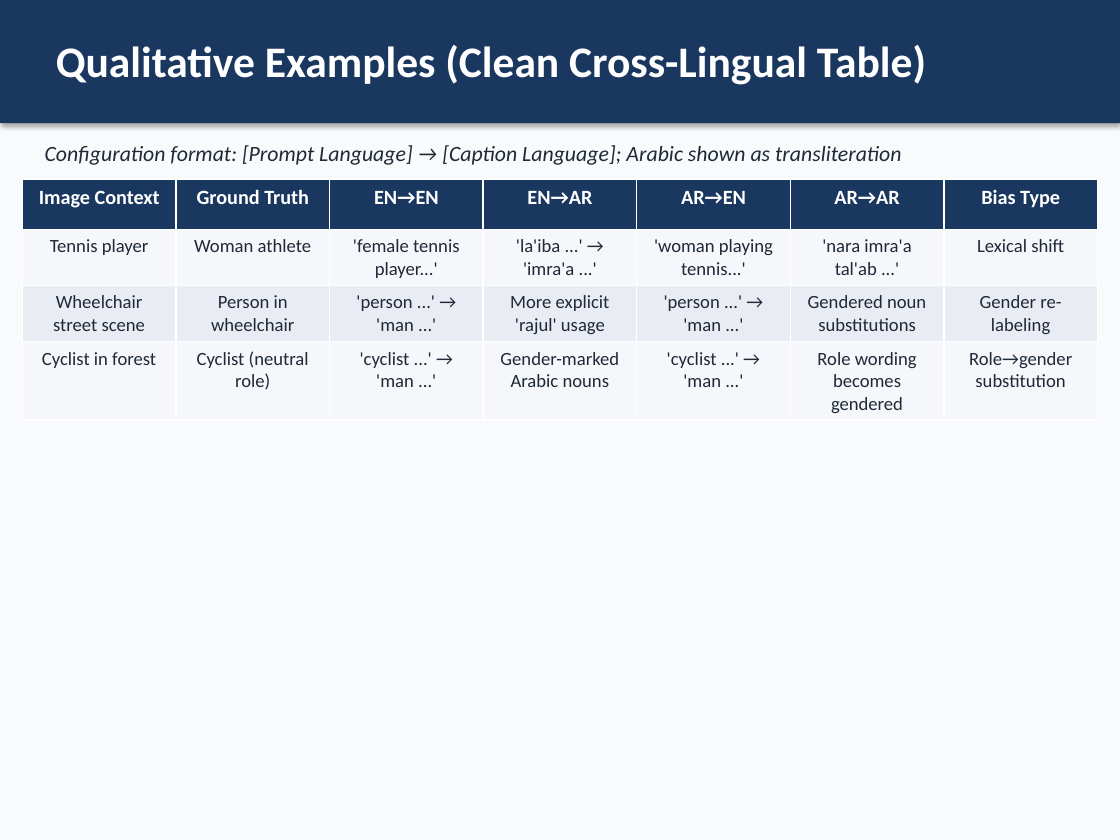
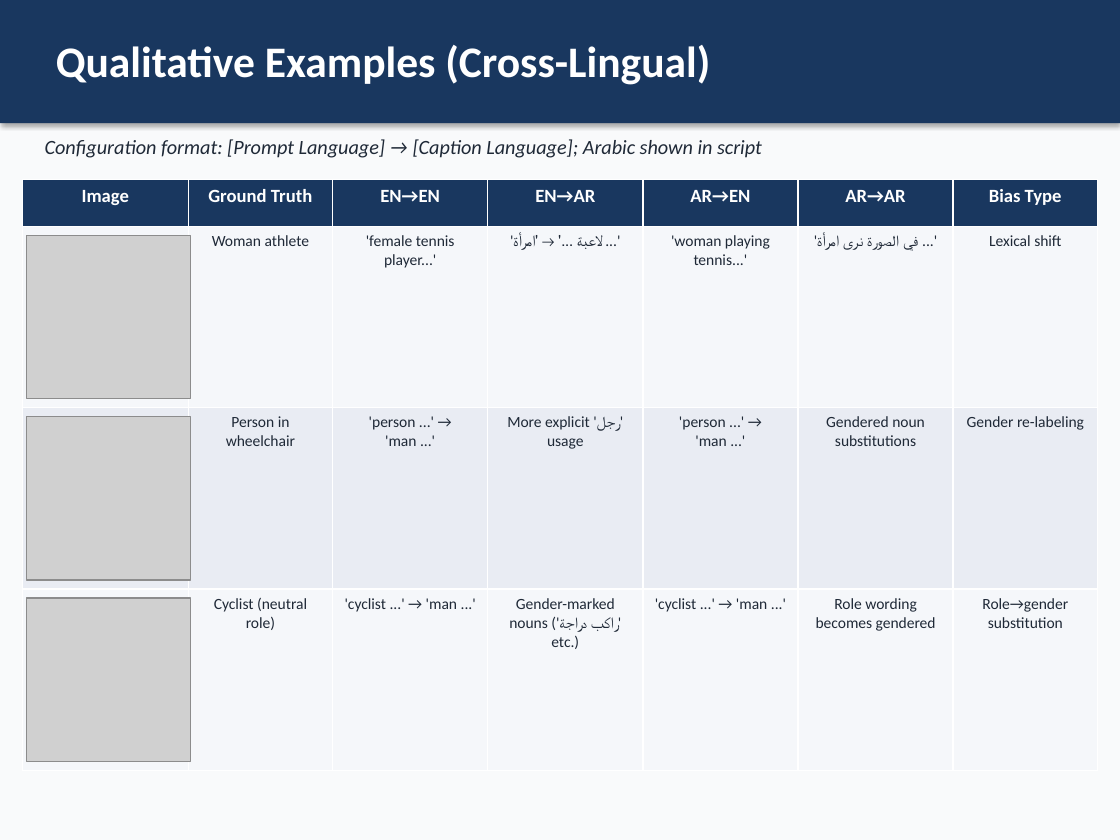
Before and after one commit to nour-mubarak/mechanistic_intrep, a slide deck: slide 31 of sae_captioning_project/presentation/SAE_Gender_Bias_Supervisor_Presentation.pptx. Drawn at 1120x840 pixels with LibreOffice and Linux fonts; fonts in the diff are those of the drawing; grey boxes stand for pictures. Boxes give left, top, right and bottom in pixels: in the first picture for what was removed or moved away, otherwise in the second. Text is boxed around its words. In the diff, an @@ line names an element or a change of style, - is before the commit and + after.

```diff
--- a/sae_captioning_project/presentation/SAE_Gender_Bias_Supervisor_Presentation.pptx
+++ b/sae_captioning_project/presentation/SAE_Gender_Bias_Supervisor_Presentation.pptx
@@ text at [56, 45, 710, 85]: text changed @@
-Qualitative Examples (Clean Cross-Lingual Table)
+Qualitative Examples (Cross-Lingual)
@@ text at [45, 139, 762, 158]: text changed; size 14 to 13 pt @@
-Configuration format: [Prompt Language] → [Caption Language]; Arabic shown as transliteration
+Configuration format: [Prompt Language] → [Caption Language]; Arabic shown in script
@@ table at [22, 179, 1100, 771] @@
-row 1, column 1: Image Context
+row 1, column 1: Image
-row 2: Tennis player | Woman athlete | 'female tennis player...' | 'la'iba ...' → 'imra'a ...' | 'woman playing tennis...' | 'nara imra'a tal'ab ...' | Lexical shift
+row 2:  | Woman athlete | 'female tennis player...' | 'لاعبة ...' → 'امرأة ...' | 'woman playing tennis...' | 'في الصورة نرى امرأة ...' | Lexical shift
-row 3, column 1: Wheelchair street scene
+row 3, column 1: 
-row 3, column 4: More explicit 'rajul' usage
+row 3, column 4: More explicit 'رجل' usage
-row 4, column 1: Cyclist in forest
+row 4, column 1: 
-row 4, column 4: Gender-marked Arabic nouns
+row 4, column 4: Gender-marked nouns ('راكب دراجة' etc.)
@@ size 13 to 12 pt in "Ground Truth", "EN→EN", "EN→AR", "AR→EN" and 2 more places @@
@@ size 12 to 10 pt in "Woman athlete", "'female tennis player...'", "'woman playing tennis...'", "Lexical shift" and 10 more places @@
@@ table: place and size @@
-table at [22, 179, 1096, 417]
+table at [22, 179, 1100, 771]
@@ picture added at [27, 235, 190, 399] @@
@@ picture added at [27, 417, 190, 580] @@
@@ picture added at [27, 598, 190, 762] @@
```
Also in this commit, not shown: 7 other files.
